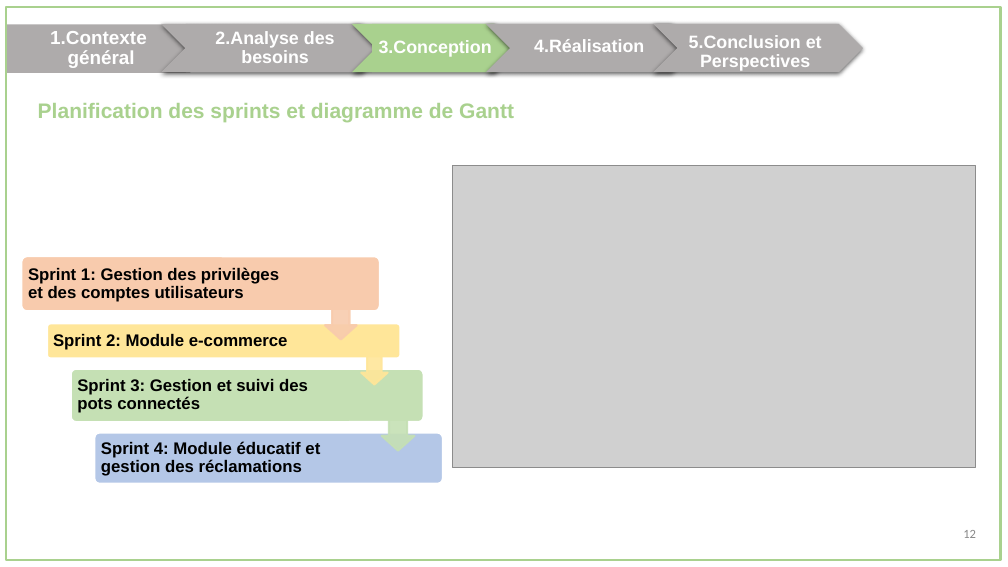
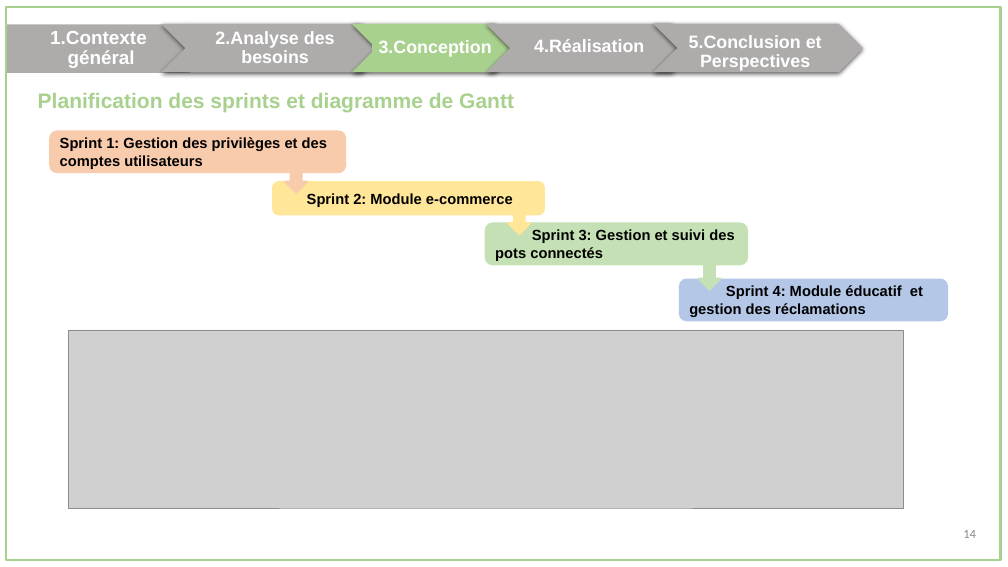
Before and after one commit to oussema1-hub/Rapport-Conception, a slide deck: slide 16 of presentation.pptx (slide 14 before the commit). Drawn at 1008x567 pixels with LibreOffice and Linux fonts; fonts in the diff are those of the drawing; grey boxes stand for pictures. Boxes give left, top, right and bottom in pixels: in the first picture for what was removed or moved away, otherwise in the second. Text is boxed around its words. In the diff, an @@ line names an element or a change of style, - is before the commit and + after.

```diff
--- a/presentation.pptx
+++ b/presentation.pptx
@@ text "Planification des sprints et diagramme ...": place and size @@
-text "Planification des sprints et diagramme ..." at <box>38,103,514,123</box>
+text "Planification des sprints et diagramme ..." at <box>38,93,514,113</box>
@@ rounded rectangle "Sprint 1: Gestion des privilèges ...": place and size @@
-rounded rectangle "Sprint 1: Gestion des privilèges ..." at <box>28,267,279,302</box>
+rounded rectangle "Sprint 1: Gestion des privilèges ..." at <box>51,132,346,172</box>
@@ rounded rectangle "Sprint 1: Gestion des privilèges ..." at <box>51,132,346,172</box>: size 16 to 14 pt; line spacing 0.9 to 1; less space between paragraphs; fill none to #F8CBAD; outline none to #F8CBAD 2 pt @@
@@ down arrow added at <box>285,160,307,193</box>, fill #F8CBAD, outline #F8CBAD 2 pt @@
@@ rounded rectangle "Sprint 2: Module e-commerce": place and size @@
-rounded rectangle "Sprint 2: Module e-commerce" at <box>53,334,288,350</box>
+rounded rectangle "Sprint 2: Module e-commerce" at <box>273,182,544,215</box>
@@ rounded rectangle "Sprint 2: Module e-commerce" at <box>273,182,544,215</box>: size 16 to 14 pt; line spacing 0.9 to 1; less space between paragraphs; fill none to #FFE699; outline none to #FFE699 2 pt @@
@@ down arrow added at <box>509,202,531,234</box>, fill #FFE699, outline #FFE699 2 pt @@
@@ rounded rectangle "Sprint 3: Gestion et suivi ...": place and size @@
-rounded rectangle "Sprint 3: Gestion et suivi ..." at <box>77,379,308,413</box>
+rounded rectangle "Sprint 3: Gestion et suivi ..." at <box>486,224,747,265</box>
@@ rounded rectangle "Sprint 3: Gestion et suivi ..." at <box>486,224,747,265</box>: size 16 to 14 pt; line spacing 0.9 to 1; less space between paragraphs; fill none to #C5E0B4; outline none to #C5E0B4 2 pt @@
@@ down arrow added at <box>699,258,721,290</box>, fill #C5E0B4, outline #C5E0B4 2 pt @@
@@ rounded rectangle "Sprint 4: Module éducatif et ...": place and size @@
-rounded rectangle "Sprint 4: Module éducatif et ..." at <box>101,441,320,476</box>
+rounded rectangle "Sprint 4: Module éducatif et ..." at <box>680,280,947,321</box>
@@ rounded rectangle "Sprint 4: Module éducatif et ..." at <box>680,280,947,321</box>: size 16 to 14 pt; line spacing 0.9 to 1; less space between paragraphs; fill none to #B4C7E7; outline none to #B4C7E7 2 pt @@
@@ picture: place and size @@
-picture at <box>453,166,976,467</box>
+picture at <box>69,330,904,508</box>
@@ group removed at <box>21,256,443,484</box>: 4 rounded rectangles, 3 down arrows @@
@@ text at <box>963,530,976,538</box>: text changed @@
-12
+14
```
Also in this commit, not shown: 29 other slides changed, 2 slides removed, 1 other file.
